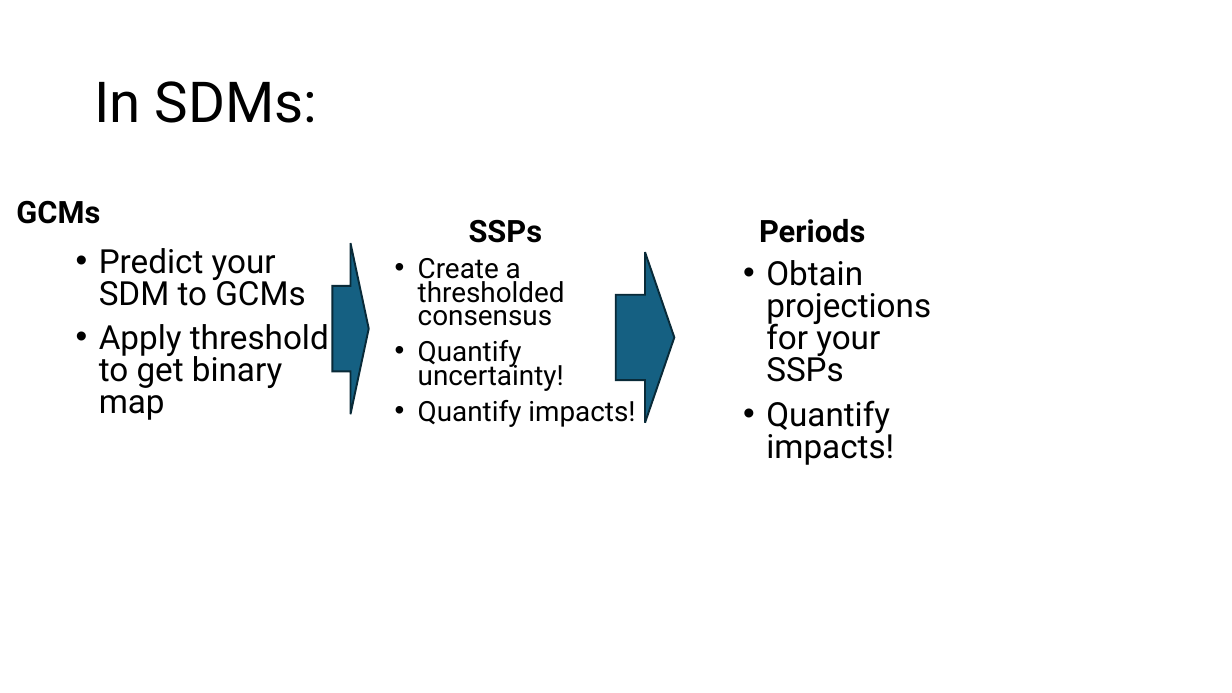
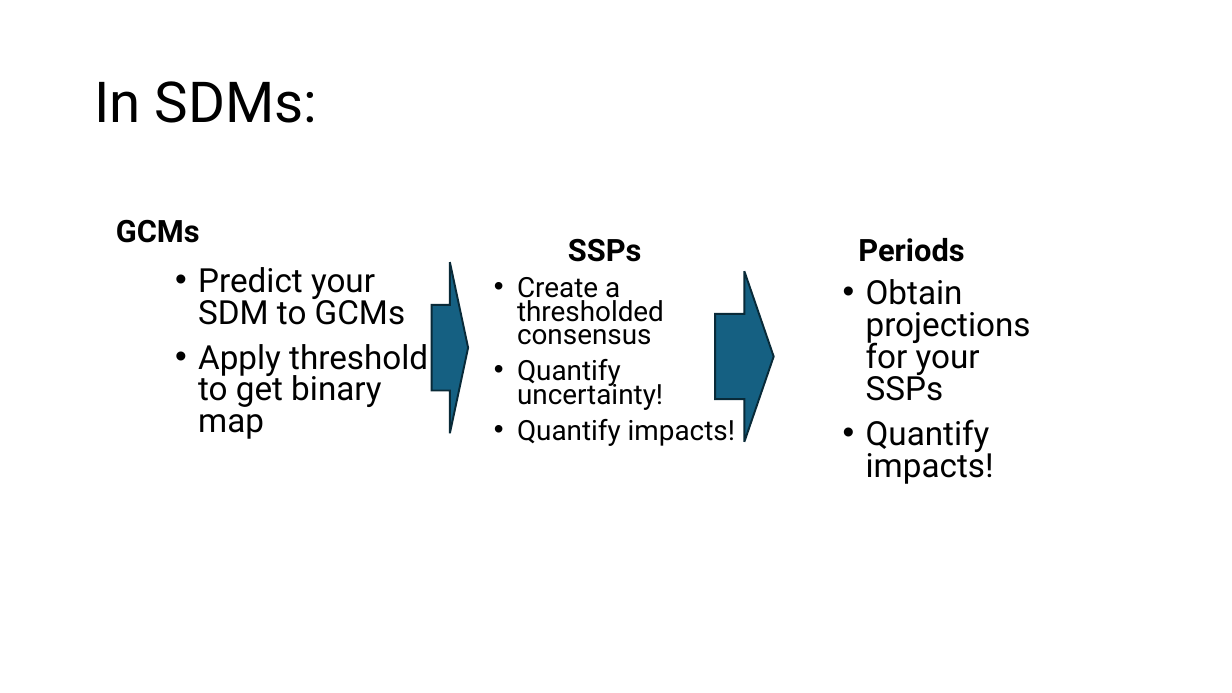
Before and after one commit to ccsosa/SDM_2026_2, a slide deck: slide 39 of 007_Climate_change/CLIMATE_CHANGE.pptx. Drawn at 1232x693 pixels with LibreOffice and Linux fonts; fonts in the diff are those of the drawing. Boxes give left, top, right and bottom in pixels: in the first picture for what was removed or moved away, otherwise in the second. Text is boxed around its words. In the diff, an @@ line names an element or a change of style, - is before the commit and + after.

```diff
--- a/007_Climate_change/CLIMATE_CHANGE.pptx
+++ b/007_Climate_change/CLIMATE_CHANGE.pptx
@@ 6 texts, 2 right arrows moved together from (x1=16, y1=200, x2=931, y2=465) to (x1=116, y1=219, x2=1031, y2=484) @@
```
Also in this commit, not shown: 6 other slides changed, 1 slide added.
